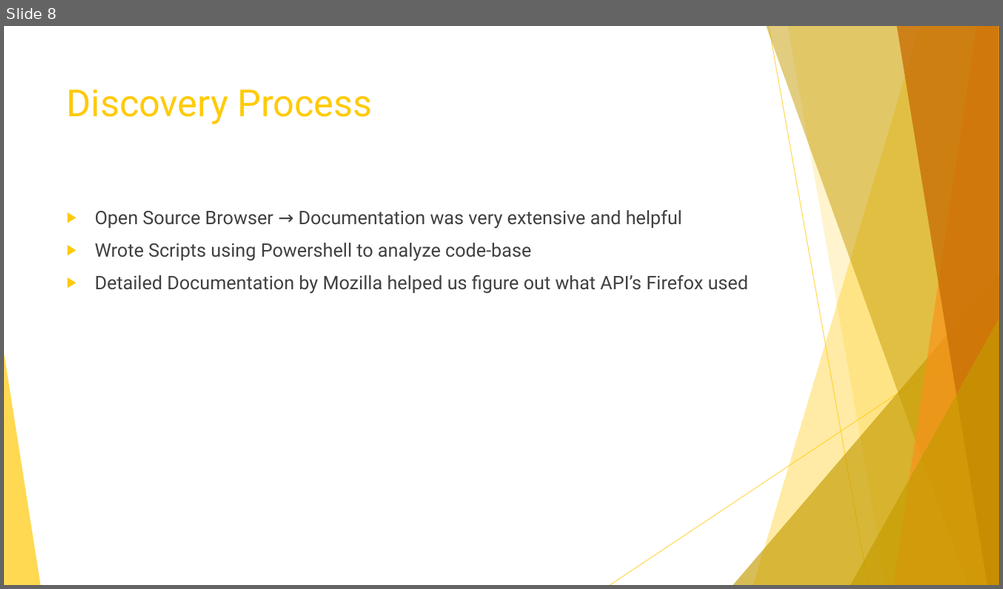
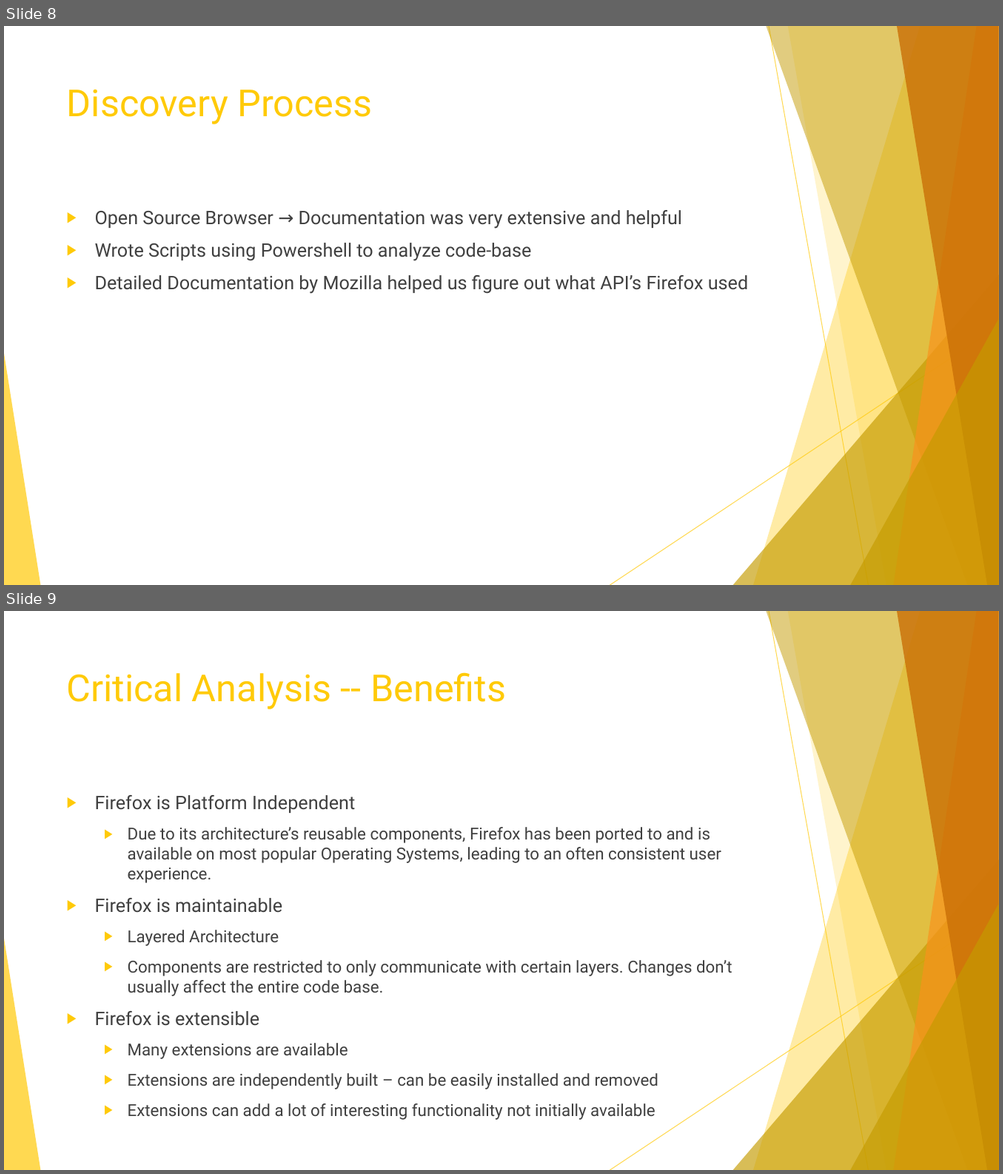
Before and after one commit to ryanlanguay/COMP_529_Project, a slide deck: Mozilla Firefox.pptx. Shown one above the other, each under a label of ours: slide 8 before the commit, slides 8 and 9 after it. The pictures are 1003x589 and 1003x1174 pixels, drawn with LibreOffice and Linux fonts; fonts in the diff are those of the drawing. Boxes give left, top, right and bottom in pixels: in the first picture for what was removed or moved away, otherwise in the second. Text is boxed around its words. In the diff, an @@ line names an element or a change of style, - is before the commit and + after.

Commit message:
powerpoint changes -- benefits

```diff
--- a/Mozilla Firefox.pptx
+++ b/Mozilla Firefox.pptx
@@ slide 9 added at bbox=[4, 611, 999, 1170], background #FFFFFF; not listed: 10 template elements that a slide beside it also shows @@
@@ title added at bbox=[67, 672, 506, 709], 36 pt, text #FFCA08 @@
+Critical Analysis -- Benefits
@@ text added at bbox=[95, 795, 732, 1120], 16 pt, text #404040 @@
+▶ Firefox is Platform Independent
+  ▶ Due to its architecture’s reusable components, Firefox has been ported to and is available on most popular Operating Systems, leading to an often consistent user experience.
+▶ Firefox is maintainable
+  ▶ Layered Architecture
+  ▶ Components are restricted to only communicate with certain layers. Changes don’t usually affect the entire code base.
+▶ Firefox is extensible
+  ▶ Many extensions are available
+  ▶ Extensions are independently built – can be easily installed and removed
+  ▶ Extensions can add a lot of interesting functionality not initially available
```
Also in this commit, not shown: 1 slide changed.
